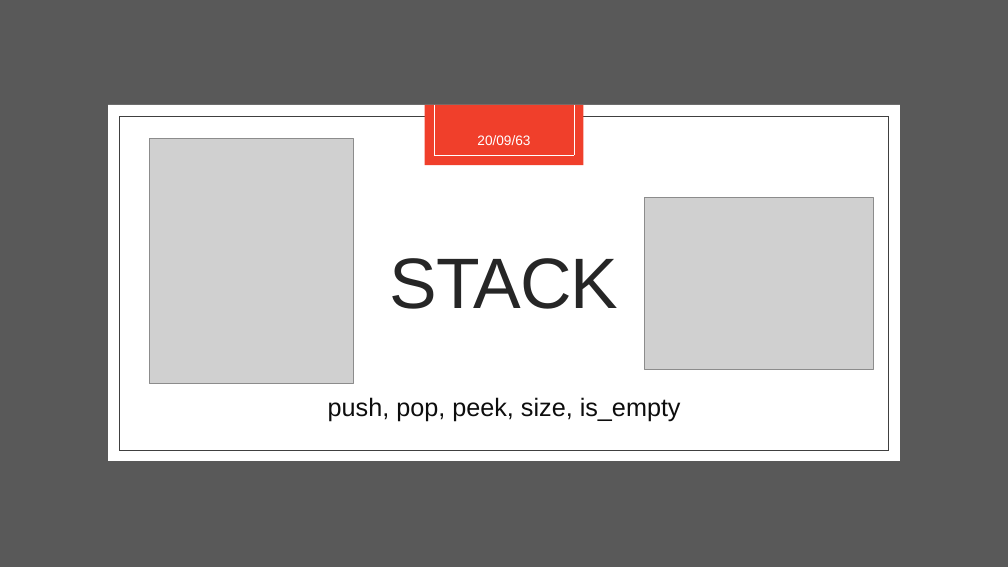
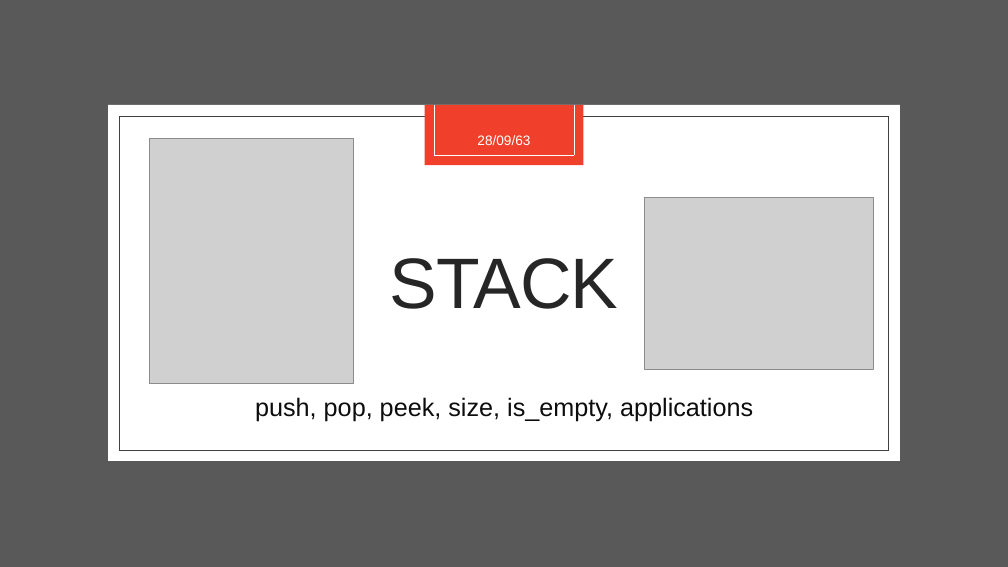
Before and after one commit to ApexTone/DataStructAlgo-Code-KMITL, a slide deck: slide 15 of Midterm/Data structure and Algorithm.pptx (slide 14 before the commit). Drawn at 1008x567 pixels with LibreOffice and Linux fonts; fonts in the diff are those of the drawing; grey boxes stand for pictures. Boxes give left, top, right and bottom in pixels: in the first picture for what was removed or moved away, otherwise in the second. Text is boxed around its words. In the diff, an @@ line names an element or a change of style, - is before the commit and + after.

```diff
--- a/Midterm/Data structure and Algorithm.pptx
+++ b/Midterm/Data structure and Algorithm.pptx
@@ text at [477,135,530,145]: text changed @@
-20/09/63
+28/09/63
@@ text at [255,397,753,421]: text changed @@
-push, pop, peek, size, is_empty
+push, pop, peek, size, is_empty, applications
```
Also in this commit, not shown: 70 other slides changed, 13 slides added, 3 other files.
